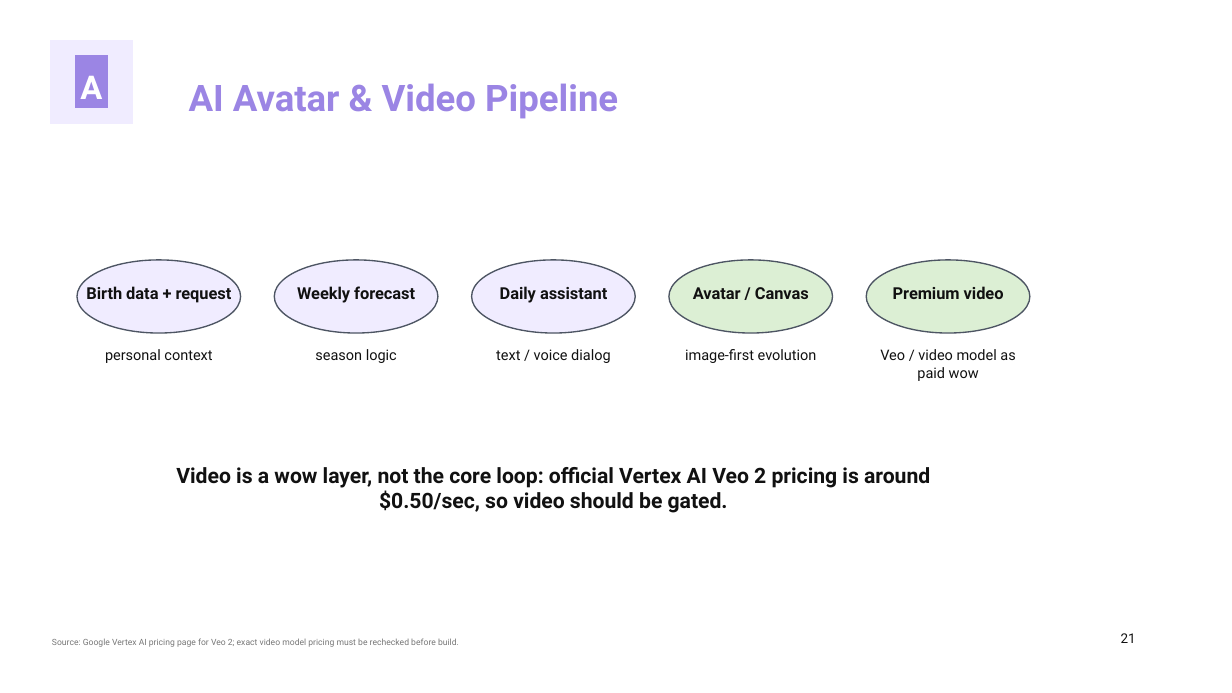
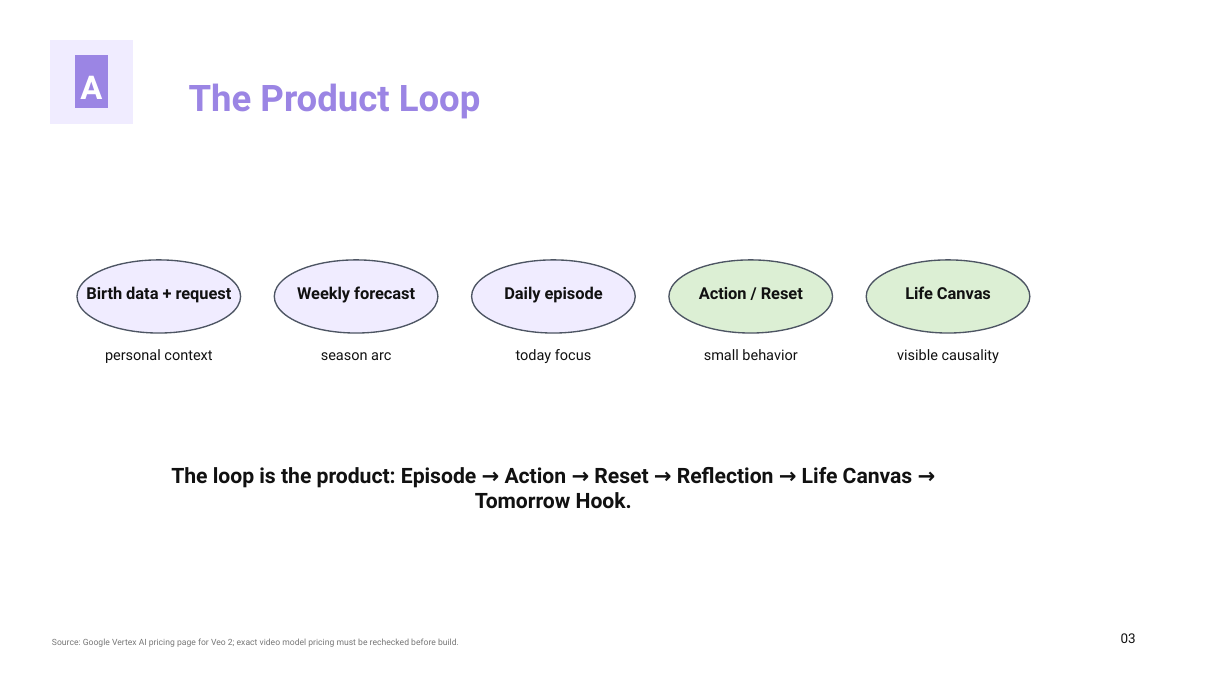
Before and after one commit to kirbudilov01/alina-research, a slide deck: slide 3 of output/pptx/AURA_TRENDVI_STYLE_DECK.pptx (slide 21 before the commit). Drawn at 1232x693 pixels with LibreOffice and Linux fonts; fonts in the diff are those of the drawing. Boxes give left, top, right and bottom in pixels: in the first picture for what was removed or moved away, otherwise in the second. Text is boxed around its words. In the diff, an @@ line names an element or a change of style, - is before the commit and + after.

```diff
--- a/output/pptx/AURA_TRENDVI_STYLE_DECK.pptx
+++ b/output/pptx/AURA_TRENDVI_STYLE_DECK.pptx
@@ text at (189,83,481,119): text changed @@
-AI Avatar & Video Pipeline
+The Product Loop
@@ text at (504,286,603,303): text changed @@
-Daily assistant
+Daily episode
@@ text at (699,287,803,299): text changed @@
-Avatar / Canvas
+Action / Reset
@@ text at (905,286,991,299): text changed @@
-Premium video
+Life Canvas
@@ text at (321,352,391,360): text changed @@
-season logic
+season arc
@@ text at (516,349,591,363): text changed @@
-text / voice dialog
+today focus
@@ text at (704,349,797,360): text changed @@
-image-first evolution
+small behavior
@@ text at (897,349,999,363): text changed @@
-Veo / video model as paid wow
+visible causality
@@ text at (171,467,913,509): text changed @@
-Video is a wow layer, not the core loop: official Vertex AI Veo 2 pricing is around $0.50/sec, so video should be gated.
+The loop is the product: Episode → Action → Reset → Reflection → Life Canvas → Tomorrow Hook.
@@ text at (1121,633,1136,643): text changed @@
-21
+03
```
Also in this commit, not shown: 11 other slides changed, 11 slides added, 11 slides removed, 5 other files.
